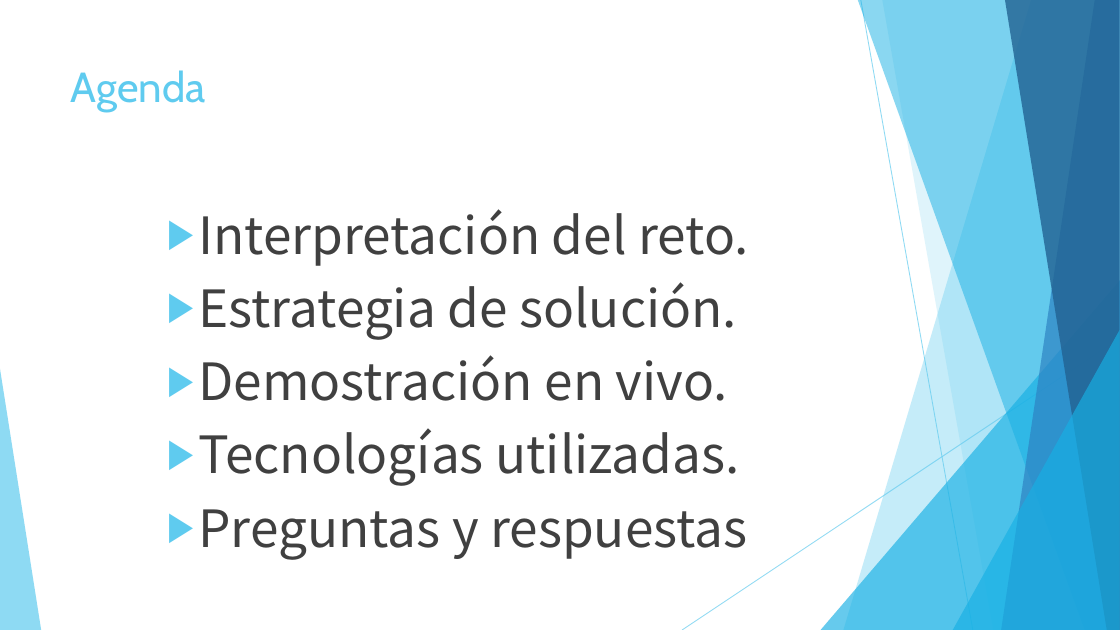
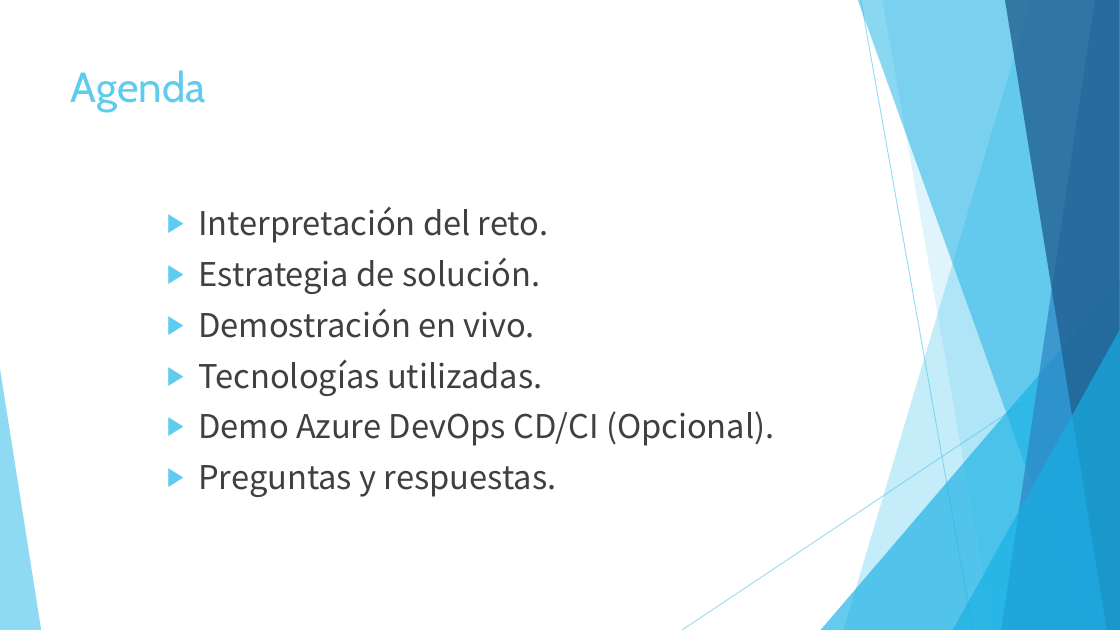
Before and after one commit to alejoxpi/license-management, a slide deck: slide 2 of docs/Presentacion.pptx. Drawn at 1120x630 pixels with LibreOffice and Linux fonts; fonts in the diff are those of the drawing. Boxes give left, top, right and bottom in pixels: in the first picture for what was removed or moved away, otherwise in the second. Text is boxed around its words. In the diff, an @@ line names an element or a change of style, - is before the commit and + after.

```diff
--- a/docs/Presentacion.pptx
+++ b/docs/Presentacion.pptx
@@ text at (198,207,548,396): size 44 to 28 pt in "Interpretación del reto.", "Estrategia de solución.", "Demostración en vivo.", "Tecnologías utilizadas." @@
@@ text at (198,411,774,497): text changed; size 44 to 28 pt @@
-▶ Preguntas y respuestas
+▶ Demo Azure DevOps CD/CI (Opcional).
+▶ Preguntas y respuestas.
```
Also in this commit, not shown: 2 other files.
